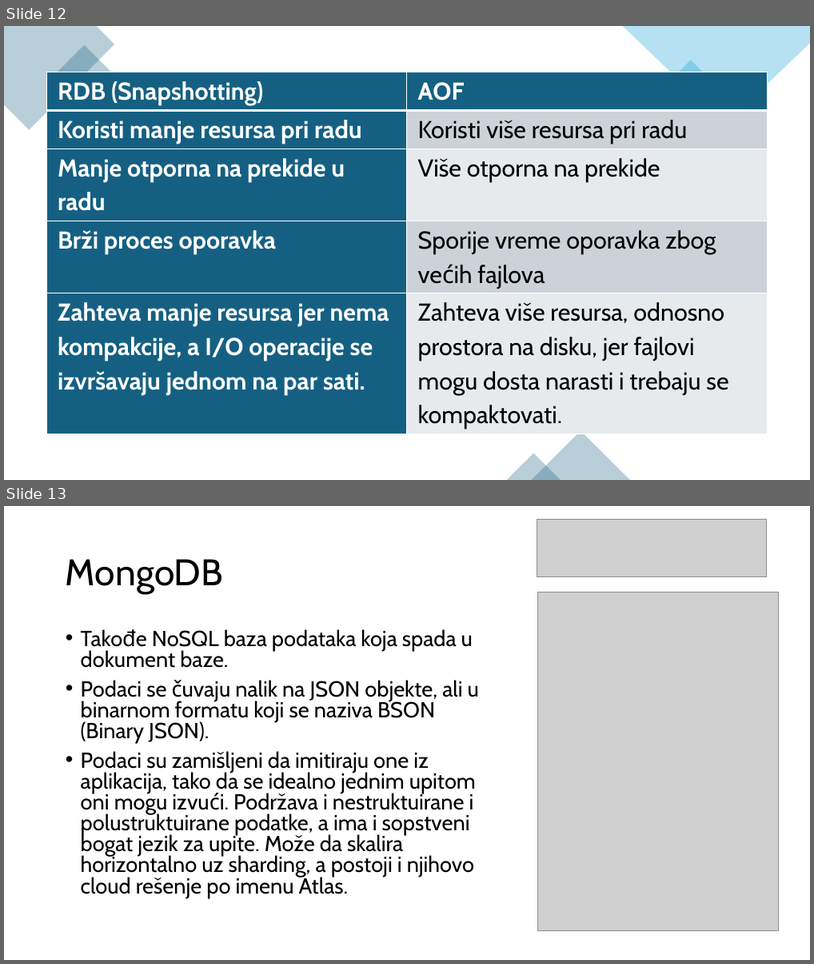
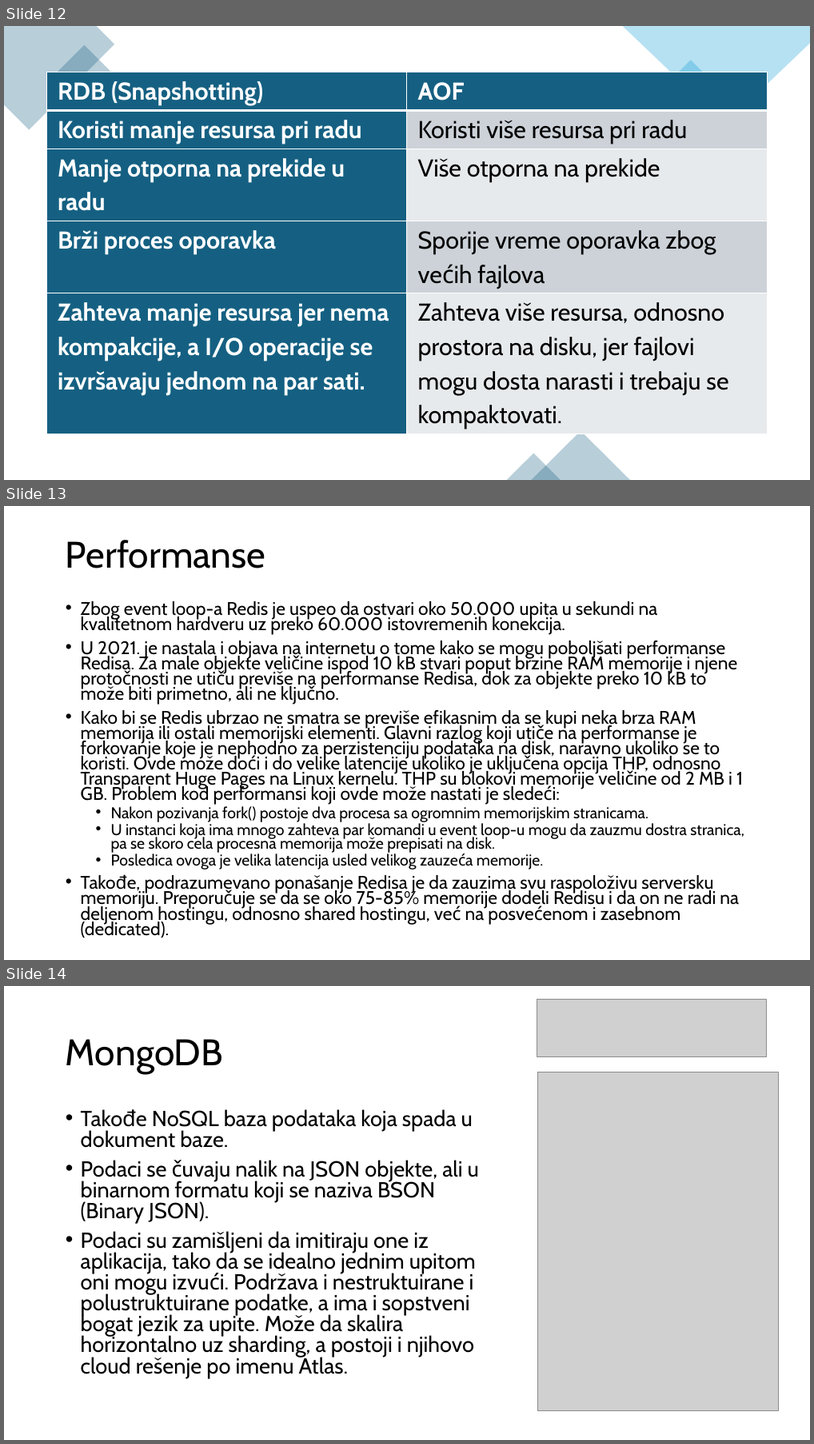
Before and after one commit to radisa-markovic/redis-mongodb-imdb-vs-ondisk, a slide deck: Redis i Mongo.pptx. Shown one above the other, each under a label of ours: slides 12 and 13 before the commit, slides 12, 13 and 14 after it. The pictures are 814x964 and 814x1444 pixels, drawn with LibreOffice and Linux fonts; fonts in the diff are those of the drawing; grey boxes stand for pictures. Boxes give left, top, right and bottom in pixels: in the first picture for what was removed or moved away, otherwise in the second. Text is boxed around its words. In the diff, an @@ line names an element or a change of style, - is before the commit and + after.

```diff
--- a/Redis i Mongo.pptx
+++ b/Redis i Mongo.pptx
@@ slide 13 added at (x1=4, y1=506, x2=810, y2=960), background #FFFFFF @@
@@ title added at (x1=66, y1=540, x2=266, y2=568), 44 pt, text #000000 @@
+Performanse
@@ text added at (x1=81, y1=601, x2=745, y2=937), 21.7 pt, text #000000 @@
+• Zbog event loop-a Redis je uspeo da ostvari oko 50.000 upita u sekundi na kvalitetnom hardveru uz preko 60.000 istovremenih konekcija.
+• U 2021. je nastala i objava na internetu o tome kako se mogu poboljšati performanse Redisa. Za male objekte veličine ispod 10 kB stvari poput brzine RAM memorije i njene protočnosti ne utiču previše na performanse Redisa, dok za objekte preko 10 kB to može biti primetno, ali ne ključno.
+• Kako bi se Redis ubrzao ne smatra se previše efikasnim da se kupi neka brza RAM memorija ili ostali memorijski elementi. Glavni razlog koji utiče na performanse je forkovanje koje je nephodno za perzistenciju podataka na disk, naravno ukoliko se to koristi. Ovde može doći i do velike latencije ukoliko je uključena opcija THP, odnosno Transparent Huge Pages na Linux kernelu. THP su blokovi memorije veličine od 2 MB i 1 GB. Problem kod performansi koji ovde može nastati je sledeći:
+  • Nakon pozivanja fork() postoje dva procesa sa ogromnim memorijskim stranicama.
+  • U instanci koja ima mnogo zahteva par komandi u event loop-u mogu da zauzmu dostra stranica, pa se skoro cela procesna memorija može prepisati na disk.
+  • Posledica ovoga je velika latencija usled velikog zauzeća memorije.
+• Takođe, podrazumevano ponašanje Redisa je da zauzima svu raspoloživu serversku memoriju. Preporučuje se da se oko 75-85% memorije dodeli Redisu i da on ne radi na deljenom hostingu, odnosno shared hostingu, već na posvećenom i zasebnom (dedicated).
@@ what was slide 13 is now slide 14 @@
```
Also in this commit, not shown: 2 slides changed, 2 other slides added, 1 slide removed.
